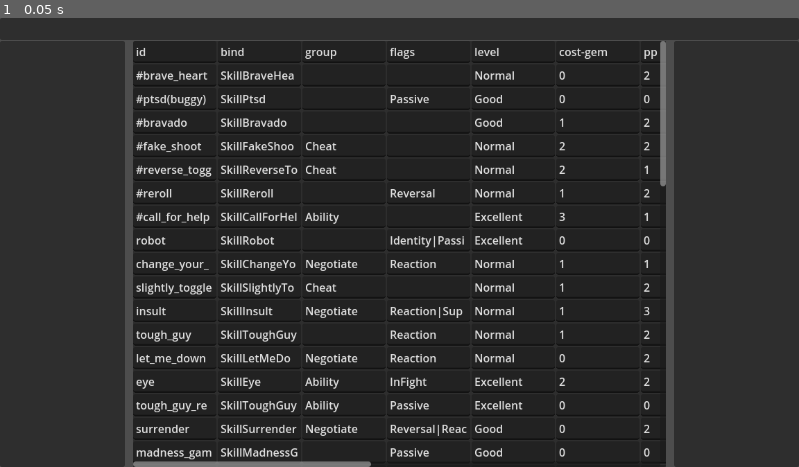
Above: before the commit, frame 1.
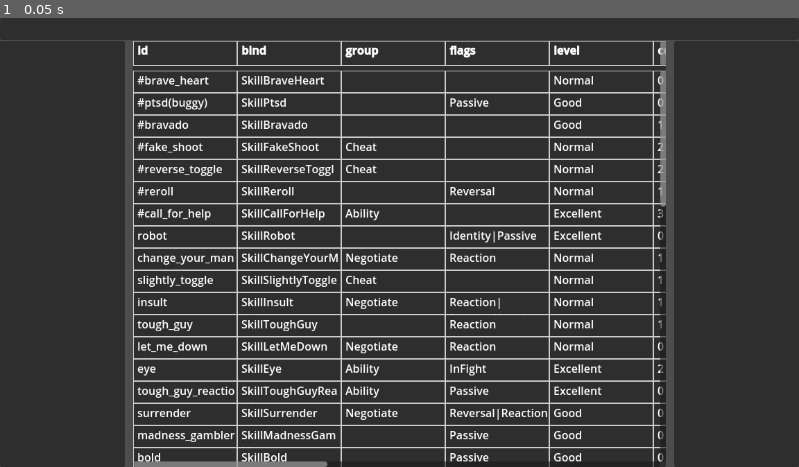
Above: after the commit, the same moment.

Repository: CoolDove/tabro
Game: Godot game, scene res://main.tscn
Same seed, same stepped clock (60 frames per second), same inputs: the game is played once before the commit and once after it.
Inputs:
- Up to frame 1 (0.05 s): no input

The runs differ from the first frame. In frame 1, 19% of the frame differs, in the area x 16-84%, y 5-100%.

Commit message:
title line

Diff:
--- a/main.tscn
+++ b/main.tscn
@@ -50,20 +50,38 @@
 size_flags_horizontal = 3
 script = ExtResource("1_ig7tw")
 
+[node name="TitleScroller" type="ScrollContainer" parent="Window/Body/EditRegion/TableEdit"]
+custom_minimum_size = Vector2(0, 36)
+layout_mode = 1
+anchors_preset = 10
+anchor_right = 1.0
+grow_horizontal = 2
+horizontal_scroll_mode = 3
+vertical_scroll_mode = 2
+
+[node name="TitleLine" type="HBoxContainer" parent="Window/Body/EditRegion/TableEdit/TitleScroller"]
+custom_minimum_size = Vector2(0, 36)
+layout_mode = 2
+size_flags_horizontal = 3
+theme_override_constants/separation = 0
+
 [node name="ScrollContainer" type="ScrollContainer" parent="Window/Body/EditRegion/TableEdit"]
 layout_mode = 1
 anchors_preset = 15
 anchor_right = 1.0
 anchor_bottom = 1.0
+offset_top = 43.0
 grow_horizontal = 2
 grow_vertical = 2
 size_flags_horizontal = 3
+size_flags_vertical = 3
+vertical_scroll_mode = 4
 
 [node name="Grid" type="GridContainer" parent="Window/Body/EditRegion/TableEdit/ScrollContainer"]
 custom_minimum_size = Vector2(1200, 0)
 layout_mode = 2
-theme_override_constants/h_separation = 2
-theme_override_constants/v_separation = 2
+theme_override_constants/h_separation = 0
+theme_override_constants/v_separation = 0
 columns = 6
 
 [node name="Inspector" type="Panel" parent="Window/Body/EditRegion"]
--- a/project.godot
+++ b/project.godot
@@ -13,12 +13,18 @@
 config/name="Tabro"
 run/main_scene="uid://h08p1qskhvv8"
 config/features=PackedStringArray("4.5", "GL Compatibility")
+run/low_processor_mode=true
+run/load_shell_environment=true
 config/icon="res://icon.svg"
 
 [editor_plugins]
 
 enabled=PackedStringArray("res://addons/csv-data-importer/plugin.cfg")
 
+[gui]
+
+theme/custom="uid://cgpvwb3wp8me1"
+
 [rendering]
 
 renderer/rendering_method="gl_compatibility"
--- /dev/null
+++ b/resources/tabro_default.tres
@@ -0,0 +1,15 @@
+[gd_resource type="Theme" load_steps=2 format=3 uid="uid://cgpvwb3wp8me1"]
+
+[sub_resource type="StyleBoxFlat" id="StyleBoxFlat_rv6jw"]
+content_margin_left = 6.0
+content_margin_top = 2.0
+content_margin_right = 2.0
+content_margin_bottom = 2.0
+bg_color = Color(0, 0, 0, 0)
+border_width_left = 1
+border_width_top = 1
+border_width_right = 1
+border_width_bottom = 1
+
+[resource]
+RichTextLabel/styles/normal = SubResource("StyleBoxFlat_rv6jw")
--- a/system/table_edit.gd
+++ b/system/table_edit.gd
@@ -1,18 +1,38 @@
 extends Control
 class_name TableEdit
 
+@onready var titlescroller = $TitleScroller
+@onready var titleline = $TitleScroller/TitleLine
+@onready var gridscroller = $ScrollContainer
 @onready var grid = $ScrollContainer/Grid
+
+var data
 
 func _ready():
 	var skills = ResourceLoader.load("res://resources/skills.csv")
 	print("data in the table: ", skills.records)
+	data = skills.records
 	var max_column = 0
-	for row in skills.records:
+	var row_index = 0
+	for row in data:
 		for cell in row:
-			var celledit = LineEdit.new()
+			var celledit = RichTextLabel.new()
+			celledit.scroll_active = false
 			celledit.text = "%s" % cell
-			celledit.custom_minimum_size = Vector2(120, 32)
-			grid.add_child(celledit)
+			celledit.bbcode_enabled = true
+			celledit.custom_minimum_size = Vector2(150, 32)
+			if row_index == 0:
+				titleline.add_child(celledit)
+				celledit.text = ""
+				celledit.push_bold()
+				celledit.append_text("%s" % cell)
+				celledit.pop()
+			else:
+				grid.add_child(celledit)
 		if row.size() > max_column:
 			max_column = row.size()
+		row_index += 1
 	grid.columns = max_column
+
+func _process(delta):
+	titlescroller.scroll_horizontal = gridscroller.scroll_horizontal
